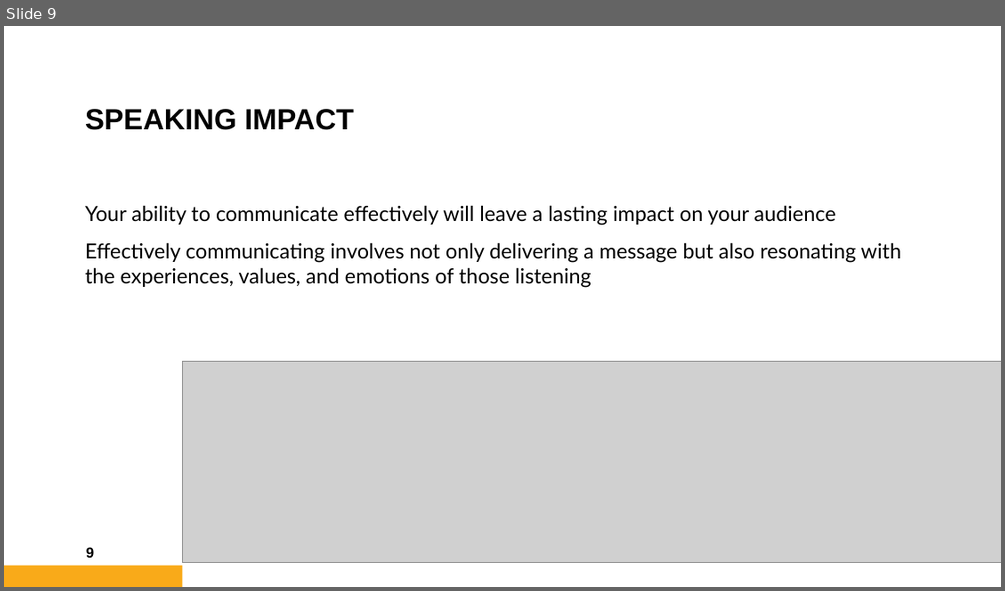
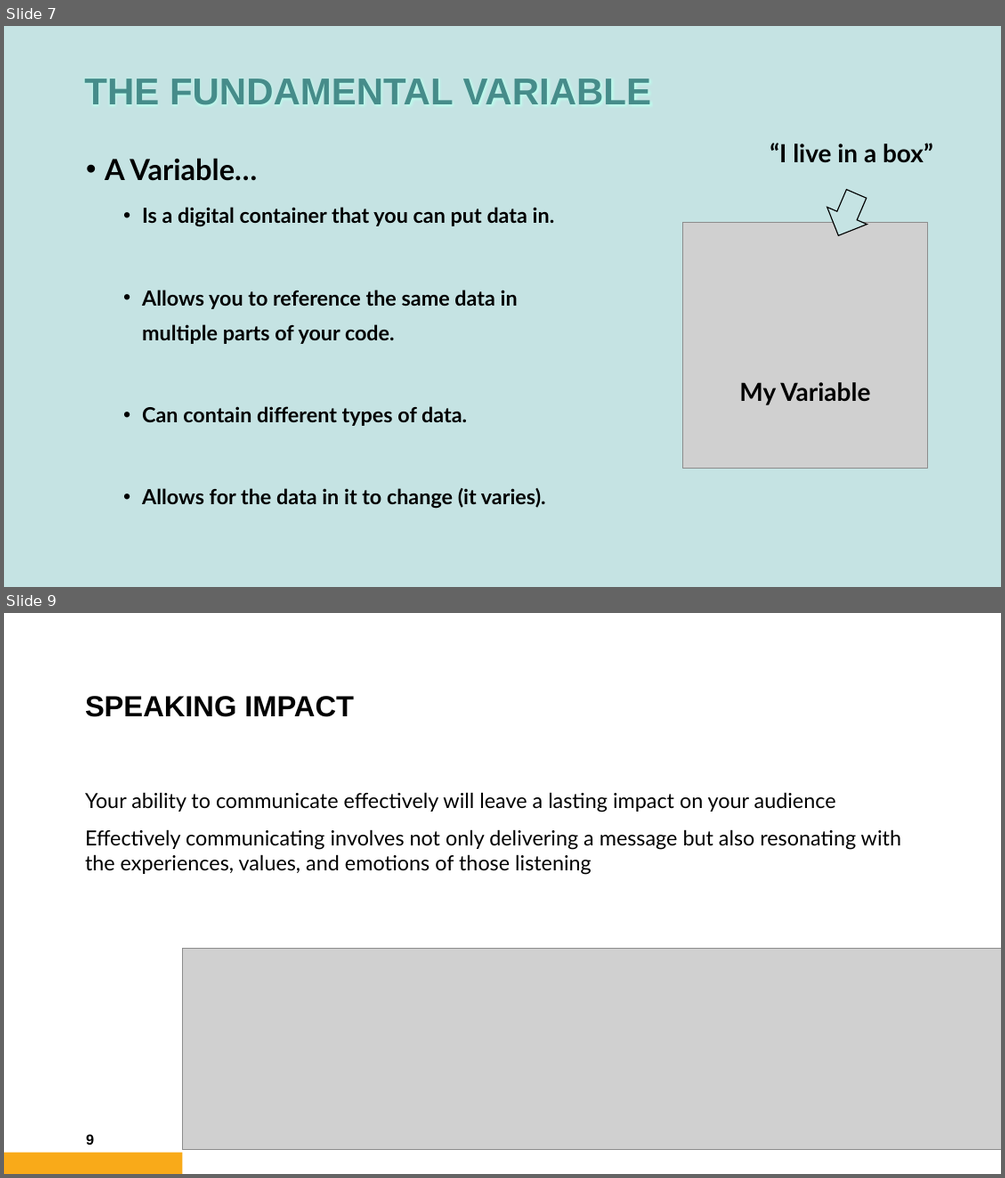
Before and after one commit to AlmightyHairball/RobotJavaClass2024, a slide deck: Presentation/Part-1.pptx. Shown one above the other, each under a label of ours: slide 9 before the commit, slides 7 and 9 after it; the slides between them are not shown. The pictures are 1005x591 and 1005x1178 pixels, drawn with LibreOffice and Linux fonts; fonts in the diff are those of the drawing; grey boxes stand for pictures; background and template pictures are left out. Boxes give left, top, right and bottom in pixels: in the first picture for what was removed or moved away, otherwise in the second. Text is boxed around its words. In the diff, an @@ line names an element or a change of style, - is before the commit and + after.

```diff
--- a/Presentation/Part-1.pptx
+++ b/Presentation/Part-1.pptx
@@ slide 7 added at (4,26,1001,587), background #C5E3E3 @@
@@ title added at (84,79,651,105), 36 pt, text #468C8A, bold @@
+THE FUNDAMENTAL VARIABLE
@@ text added at (105,158,555,508), 20 pt, text #000000, bold @@
+• A Variable…
+  • Is a digital container that you can put data in.
+  • Allows you to reference the same data in multiple parts of your code.
+  • Can contain different types of data.
+  • Allows for the data in it to change (it varies).
@@ text added at (769,143,933,163), 24 pt, text #000000, bold @@
+“I live in a box”
@@ down arrow added at (818,185,876,244), fill #C5E3E3, outline #000000 1 pt @@
@@ picture added at (682,223,928,468) @@
@@ text added at (739,382,870,405), 24 pt, text #000000, bold @@
+My Variable
```
Also in this commit, not shown: 5 slides changed, 1 other slide added, 2 slides removed.
